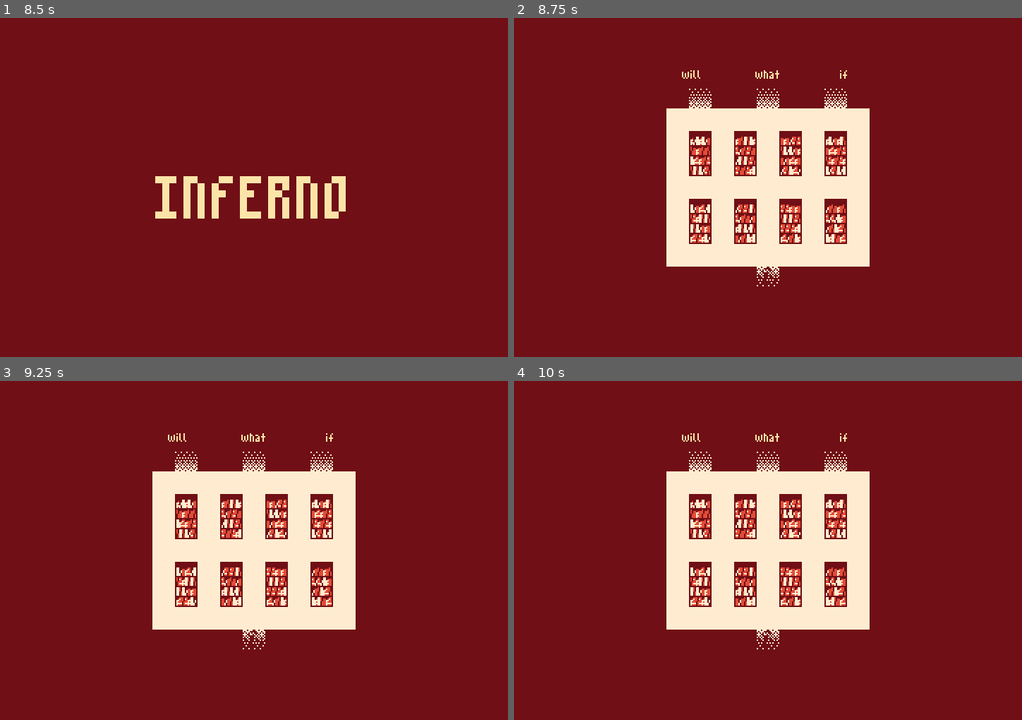
Above: before the commit, frames 1-4 (two rows, left to right).
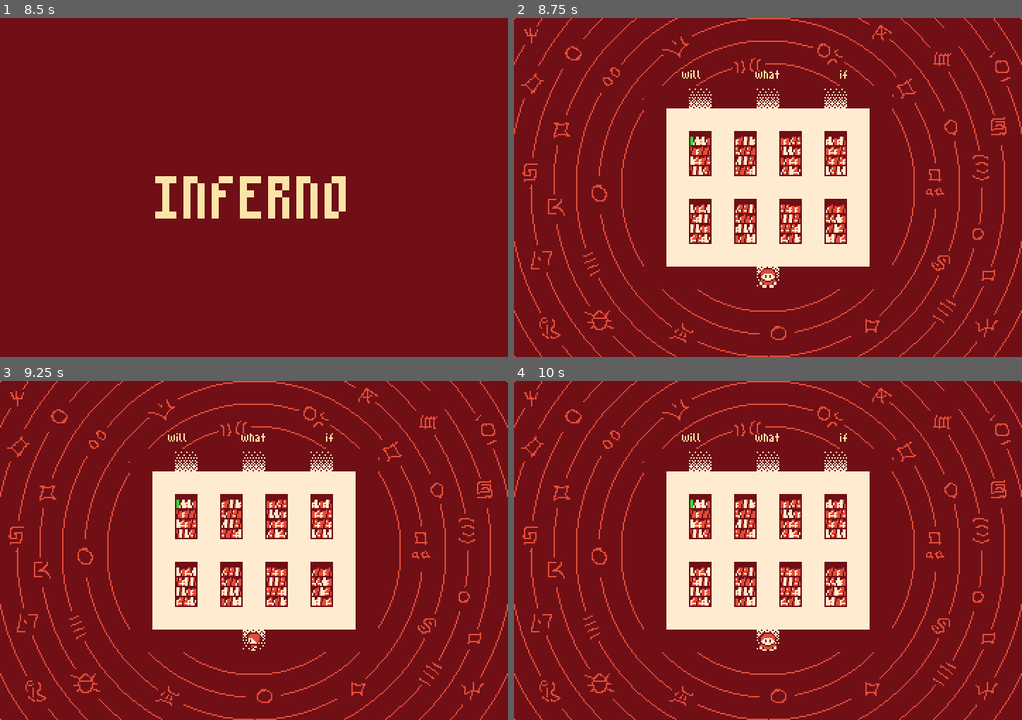
Above: after the commit, the same moments.

Repository: LawrenceHollom/godot-inferno
Game: Godot game, scene res://scenes/toplevel/main_menu.tscn
Same seed, same stepped clock (60 frames per second), same inputs: the game is played once before the commit and once after it.
Inputs:
- Up to frame 1 (8.5 s): click "Start" at 0.5 s; tap Enter (enter) at 1.25, 2.1, 4.35, 5, 5.85, 6.5, 7.35 s; hold D (right) 1.28-2.03 s; hold Enter (enter) 1.28-2.03 s; hold S (down) 2.03-2.75 s; click ">" at 2.75 s; tap Space at 3.5, 5.75, 7.25 s; hold D (right) 3.53-4.28 s; hold Enter (enter) 3.53-4.28 s; hold W (up) 4.28-5.03 s; hold Enter (enter) 5.03-5.78 s; hold A (left) 5.03-6.53 s; tap Escape (escape) at 5.65 s; hold S (down) 6.53-7.28 s; hold Enter (enter) 6.53-7.28 s; hold D (right) 7.28-8.03 s; hold W (up) from 8.03 s (still down); hold Enter (enter) from 8.03 s (still down)
- Up to frame 2 (8.75 s): keep holding W (up); keep holding Enter (enter)
- Up to frame 3 (9.25 s): release W (up) at 8.78 s; release Enter (enter) at 8.78 s; hold D (right) from 8.78 s (still down); tap Enter (enter) at 8.85 s
- Up to frame 4 (10 s): release D (right) at 9.53 s; hold S (down) from 9.53 s (still down); hold Enter (enter) from 9.53 s (still down)

Frame 1 is identical in both runs. In frame 2, 4.8% of the frame differs, in the area x 0-100%, y 0-100%; in frame 3, 4.8%; in frame 4, 4.8%.

Commit message:
Special books

Diff:
--- a/assets/data/special_books.json
+++ b/assets/data/special_books.json
@@ -5,8 +5,8 @@
     "shelf": 0,
     "position": 0,
     "text": "This is a test special book in the first room.",
-    "overlay_texture": "res://resources/special_books/test_book_one_overlay.tres",
-    "bookcase_texture": "res://resources/special_books/test_book_one_bookcase.tres"
+    "overlay_texture": "res://resources/special_books/special_book_big.tres",
+    "bookcase_texture": "res://resources/special_books/special_book_small.tres"
   },
   {
     "room_code": "1",
@@ -14,7 +14,7 @@
     "shelf": 2,
     "position": 4,
     "text": "This is a test special book in room one.",
-    "overlay_texture": "res://resources/special_books/test_book_two_overlay.tres",
-    "bookcase_texture": "res://resources/special_books/test_book_two_bookcase.tres"
+    "overlay_texture": "res://resources/special_books/special_book_big.tres",
+    "bookcase_texture": "res://resources/special_books/special_book_small.tres"
   }
 ]
--- /dev/null
+++ b/resources/special_books/special_book_big.tres
@@ -0,0 +1,7 @@
+[gd_resource type="AtlasTexture" format=3 uid="uid://cfn2r10bv6ss8"]
+
+[ext_resource type="Texture2D" uid="uid://cy2p3byu3bgdj" path="res://assets/game/special_book.png" id="1_npk4h"]
+
+[resource]
+atlas = ExtResource("1_npk4h")
+region = Rect2(0, 0, 15, 45)
--- /dev/null
+++ b/resources/special_books/special_book_small.tres
@@ -0,0 +1,7 @@
+[gd_resource type="AtlasTexture" format=3 uid="uid://ccd2c8sk2qu6c"]
+
+[ext_resource type="Texture2D" uid="uid://cy2p3byu3bgdj" path="res://assets/game/special_book.png" id="1_lauoe"]
+
+[resource]
+atlas = ExtResource("1_lauoe")
+region = Rect2(0, 0, 2, 6)
--- a/resources/special_books/test_book_one_bookcase.tres
+++ /dev/null
@@ -1,7 +0,0 @@
-[gd_resource type="AtlasTexture" format=3]
-
-[ext_resource type="Texture2D" uid="uid://2bvupksfbjiu" path="res://assets/game/small_books.png" id="1_books"]
-
-[resource]
-atlas = ExtResource("1_books")
-region = Rect2(10, 0, 2, 6)
--- a/resources/special_books/test_book_one_overlay.tres
+++ /dev/null
@@ -1,7 +0,0 @@
-[gd_resource type="AtlasTexture" format=3]
-
-[ext_resource type="Texture2D" uid="uid://dj6furney3lx7" path="res://assets/game/books.png" id="1_books"]
-
-[resource]
-atlas = ExtResource("1_books")
-region = Rect2(75, 0, 15, 45)
--- a/resources/special_books/test_book_two_bookcase.tres
+++ /dev/null
@@ -1,7 +0,0 @@
-[gd_resource type="AtlasTexture" format=3]
-
-[ext_resource type="Texture2D" uid="uid://2bvupksfbjiu" path="res://assets/game/small_books.png" id="1_books"]
-
-[resource]
-atlas = ExtResource("1_books")
-region = Rect2(8, 0, 2, 6)
--- a/resources/special_books/test_book_two_overlay.tres
+++ /dev/null
@@ -1,7 +0,0 @@
-[gd_resource type="AtlasTexture" format=3]
-
-[ext_resource type="Texture2D" uid="uid://dj6furney3lx7" path="res://assets/game/books.png" id="1_books"]
-
-[resource]
-atlas = ExtResource("1_books")
-region = Rect2(60, 0, 15, 45)
--- a/scenes/babel/book_overlay.gd
+++ b/scenes/babel/book_overlay.gd
@@ -1,5 +1,7 @@
 class_name BookOverlay
 extends Control
+
+const ANIMATION_DURATION: float = 0.12
 
 @export var shelf_root: Container
 @export var highlight: TextureRect
@@ -17,6 +19,8 @@
 var selected_book_number: int = 0
 var book_pages: Array[String] = []
 var current_page: int = 0
+var input_locked: bool = false
+var active_tween: Tween
 
 signal closed
 
@@ -25,6 +29,7 @@
 	_read_books()
 	book_container.hide()
 	highlight.show()
+	visibility_changed.connect(_on_visibility_changed)
 	call_deferred("_update_highlight")
 
 
@@ -32,6 +37,10 @@
 	if not visible:
 		return
 	if event is InputEventKey and event.echo:
+		return
+	if input_locked:
+		if event.is_action_pressed("escape") or _is_overlay_input(event):
+			get_viewport().set_input_as_handled()
 		return
 
 	if book_container.visible:
@@ -65,8 +74,7 @@
 		_open_selected_book()
 		get_viewport().set_input_as_handled()
 	elif event.is_action_pressed("escape"):
-		hide()
-		closed.emit()
+		_close_overlay()
 		get_viewport().set_input_as_handled()
 
 
@@ -178,12 +186,66 @@
 	book_pages = _paginate_text(full_text)
 	current_page = 0
 	_show_current_page()
+	_animate_in(book_container)
 
 
 func _close_book() -> void:
+	input_locked = true
+	_set_center_pivot(book_container)
+	_stop_active_tween()
+	active_tween = create_tween()
+	active_tween.set_trans(Tween.TRANS_QUAD).set_ease(Tween.EASE_IN)
+	active_tween.tween_property(book_container, "scale", Vector2.ZERO, ANIMATION_DURATION)
+	await active_tween.finished
 	book_container.hide()
+	book_container.scale = Vector2.ONE
 	highlight.show()
 	_update_highlight()
+	input_locked = false
+
+
+func _close_overlay() -> void:
+	input_locked = true
+	_set_center_pivot(self)
+	_stop_active_tween()
+	active_tween = create_tween()
+	active_tween.set_trans(Tween.TRANS_QUAD).set_ease(Tween.EASE_IN)
+	active_tween.tween_property(self, "scale", Vector2.ZERO, ANIMATION_DURATION)
+	await active_tween.finished
+	hide()
+	scale = Vector2.ONE
+	input_locked = false
+	closed.emit()
+
+
+func _on_visibility_changed() -> void:
+	if is_visible_in_tree():
+		_animate_in(self)
+	else:
+		_stop_active_tween()
+		scale = Vector2.ONE
+		input_locked = false
+
+
+func _animate_in(control: Control) -> void:
+	input_locked = true
+	_set_center_pivot(control)
+	_stop_active_tween()
+	control.scale = Vector2.ZERO
+	active_tween = create_tween()
+	active_tween.set_trans(Tween.TRANS_QUAD).set_ease(Tween.EASE_OUT)
+	active_tween.tween_property(control, "scale", Vector2.ONE, ANIMATION_DURATION)
+	await active_tween.finished
+	input_locked = false
+
+
+func _set_center_pivot(control: Control) -> void:
+	control.pivot_offset = control.size * 0.5
+
+
+func _stop_active_tween() -> void:
+	if active_tween != null and active_tween.is_valid():
+		active_tween.kill()
 
 
 func _change_page(direction: int) -> void:
--- a/scenes/game/player.gd
+++ b/scenes/game/player.gd
@@ -5,6 +5,8 @@
 @export var start_pos := Vector2i.ZERO
 
 @export var room_layout: RoomLayout
+
+@export_range(0.1, 30.0, 0.1, "suffix:fps") var idle_animation_fps := 4.0
 
 signal interacted_with(pos: Vector2i)
 signal moved_to(pos: Vector2i)
@@ -15,9 +17,25 @@
 var is_running: bool
 
 const OFFSET := Vector2(-4, 0)
+const CHARACTER_TEXTURE := preload("res://assets/game/Character.png")
+const SPRITESHEET_COLUMNS := 2
+const SPRITESHEET_ROWS := 4
+const ROW_ANIMATIONS := [&"down", &"up", &"left", &"right"]
+
+const DIRECTION_ANIMATIONS := {
+	Vector2i.DOWN: &"down",
+	Vector2i.UP: &"up",
+	Vector2i.LEFT: &"left",
+	Vector2i.RIGHT: &"right",
+}
+
+@onready var animated_sprite: AnimatedSprite2D = $CenterContainer/Control/AnimatedSprite2D
 
 # Called when the node enters the scene tree for the first time.
 func _ready() -> void:
+	setup_animations()
+	animated_sprite.play(DIRECTION_ANIMATIONS[Vector2i.DOWN])
+
 	open_cells = []
 	is_running = true
 	for y in range(GameState.GRID_HEIGHT):
@@ -55,7 +73,30 @@
 		direction = Vector2i.RIGHT
 
 	if direction != Vector2i.ZERO:
+		animated_sprite.play(DIRECTION_ANIMATIONS[direction])
 		move_on_grid(direction)
+
+
+func setup_animations() -> void:
+	var sprite_frames := SpriteFrames.new()
+	var frame_size := Vector2i(
+		CHARACTER_TEXTURE.get_width() / SPRITESHEET_COLUMNS,
+		CHARACTER_TEXTURE.get_height() / SPRITESHEET_ROWS
+	)
+
+	for row in range(SPRITESHEET_ROWS):
+		var animation_name: StringName = ROW_ANIMATIONS[row]
+		sprite_frames.add_animation(animation_name)
+		sprite_frames.set_animation_loop(animation_name, true)
+		sprite_frames.set_animation_speed(animation_name, idle_animation_fps)
+
+		for column in range(SPRITESHEET_COLUMNS):
+			var frame := AtlasTexture.new()
+			frame.atlas = CHARACTER_TEXTURE
+			frame.region = Rect2(Vector2i(column, row) * frame_size, frame_size)
+			sprite_frames.add_frame(animation_name, frame)
+
+	animated_sprite.sprite_frames = sprite_frames
 
 
 func move_on_grid(direction: Vector2i) -> void:
--- a/scenes/game/player.tscn
+++ b/scenes/game/player.tscn
@@ -1,6 +1,5 @@
 [gd_scene format=3 uid="uid://bg55h5hk06yg8"]
 
-[ext_resource type="Texture2D" uid="uid://be0q2l0mna21t" path="res://assets/game/Character.png" id="1_6w7gq"]
 [ext_resource type="Script" uid="uid://j8nj3pm2r1da" path="res://scenes/game/player.gd" id="1_dd427"]
 
 [node name="Player" type="Control" unique_id=427023341]
@@ -12,8 +11,14 @@
 grow_vertical = 2
 script = ExtResource("1_dd427")
 
-[node name="TextureRect" type="TextureRect" parent="." unique_id=633286676]
+[node name="CenterContainer" type="CenterContainer" parent="." unique_id=284475060]
+custom_minimum_size = Vector2(16, 16)
+custom_maximum_size = Vector2(16, 16)
 layout_mode = 0
-offset_right = 12.0
-offset_bottom = 12.0
-texture = ExtResource("1_6w7gq")
+offset_right = 40.0
+offset_bottom = 40.0
+
+[node name="Control" type="Control" parent="CenterContainer" unique_id=1330947650]
+layout_mode = 2
+
+[node name="AnimatedSprite2D" type="AnimatedSprite2D" parent="CenterContainer/Control" unique_id=445843541]
--- a/scenes/toplevel/babel.tscn
+++ b/scenes/toplevel/babel.tscn
@@ -3,6 +3,7 @@
 [ext_resource type="PackedScene" uid="uid://bg55h5hk06yg8" path="res://scenes/game/player.tscn" id="1_jo2mu"]
 [ext_resource type="Theme" uid="uid://b7uxclx4y81u" path="res://assets/theme/main_theme.tres" id="1_qjtya"]
 [ext_resource type="Script" uid="uid://bxf2c5iu7nh2w" path="res://scenes/toplevel/babel.gd" id="1_yrew0"]
+[ext_resource type="Texture2D" uid="uid://b2grhii80oh75" path="res://assets/backgrounds/circles.png" id="3_sd3s0"]
 [ext_resource type="PackedScene" uid="uid://cox4jr6eiq0x2" path="res://scenes/game/room_layout.tscn" id="3_u2dd0"]
 [ext_resource type="PackedScene" uid="uid://bt5g7f5qviv6i" path="res://scenes/babel/babel_room.tscn" id="3_vc7bp"]
 [ext_resource type="Texture2D" uid="uid://dyo1dfv0mxgks" path="res://assets/dev/room_tileset.png" id="5_0d36k"]
@@ -59,14 +60,14 @@
 back_door_pos = Vector2i(11, 11)
 room_name_labels = [NodePath("HBoxContainer/Label1"), NodePath("HBoxContainer/Label2"), NodePath("HBoxContainer/Label3")]
 
-[node name="Background" type="ColorRect" parent="." unique_id=940981302]
+[node name="Background" type="TextureRect" parent="." unique_id=481948355]
 layout_mode = 1
 anchors_preset = 15
 anchor_right = 1.0
 anchor_bottom = 1.0
 grow_horizontal = 2
 grow_vertical = 2
-color = Color(0.4392157, 0.05882353, 0.08627451, 1)
+texture = ExtResource("3_sd3s0")
 
 [node name="BabelRoom1" parent="." unique_id=1779074826 instance=ExtResource("3_vc7bp")]
 layout_mode = 1
Binary file added: assets/backgrounds/circles.png
Not shown, added: assets/backgrounds/circles.png.import
Binary file changed: assets/game/Character.png
Binary file added: assets/game/small_special_book.png
Not shown, added: assets/game/small_special_book.png.import
Binary file added: assets/game/special_book.png
Not shown, added: assets/game/special_book.png.import
Not shown: 2 places in scenes/toplevel/babel.tscn that only renumber resources
